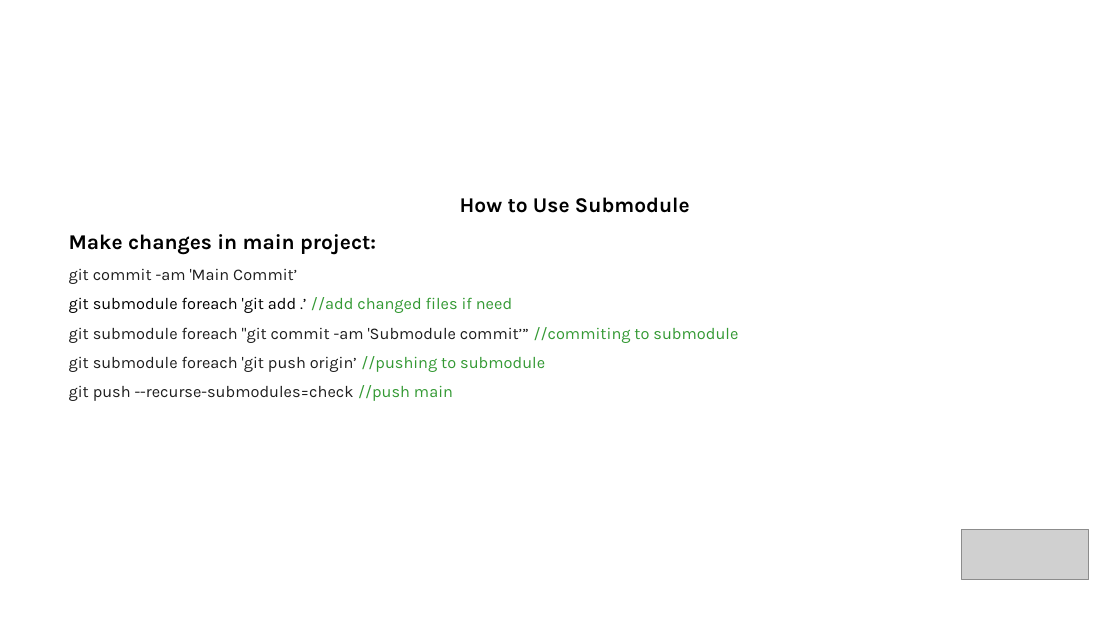
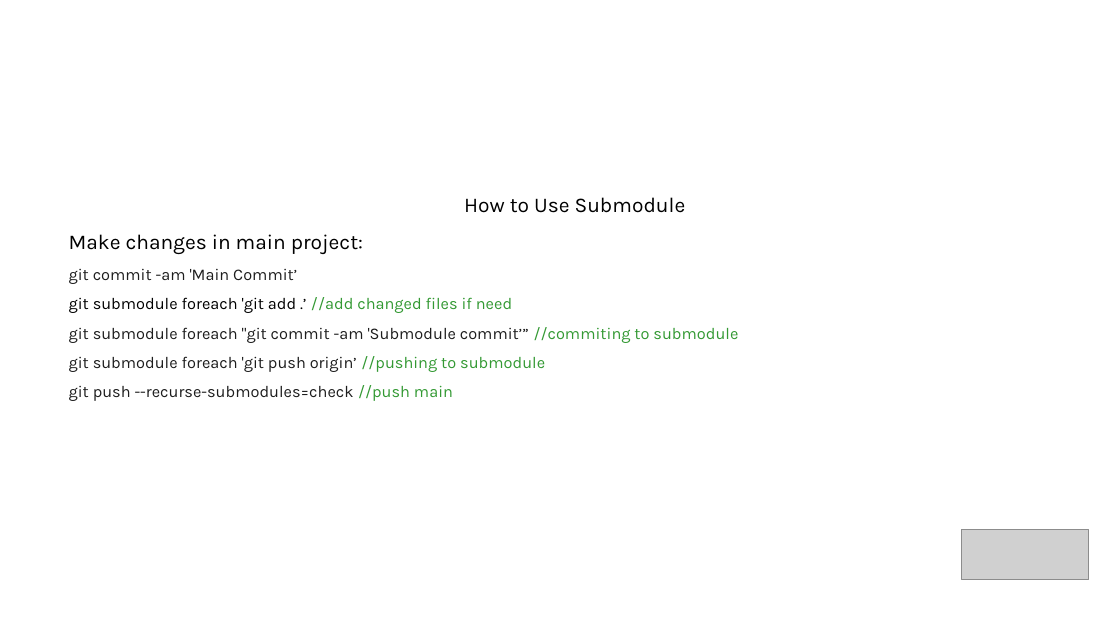
Before and after one commit to vitaliiTolmachov/Presentation, a slide deck: slide 12 of Presentation_easypay.pptx (slide 15 before the commit). Drawn at 1120x630 pixels with LibreOffice and Linux fonts; fonts in the diff are those of the drawing; grey boxes stand for pictures; background and template pictures are left out. Boxes give left, top, right and bottom in pixels: in the first picture for what was removed or moved away, otherwise in the second. Text is boxed around its words. In the diff, an @@ line names an element or a change of style, - is before the commit and + after.

```diff
--- a/Presentation_easypay.pptx
+++ b/Presentation_easypay.pptx
@@ text at box(69, 197, 686, 254): bold off in "How to Use Submodule", "Make changes in main project:" @@
```
Also in this commit, not shown: 10 other slides changed, 4 slides added, 8 slides removed.
